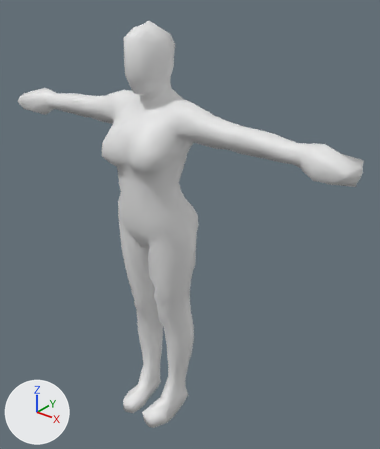
The OBJ model trunk/makehuman/data/templates/cage/cage.obj as it was, and as the next commit left it.
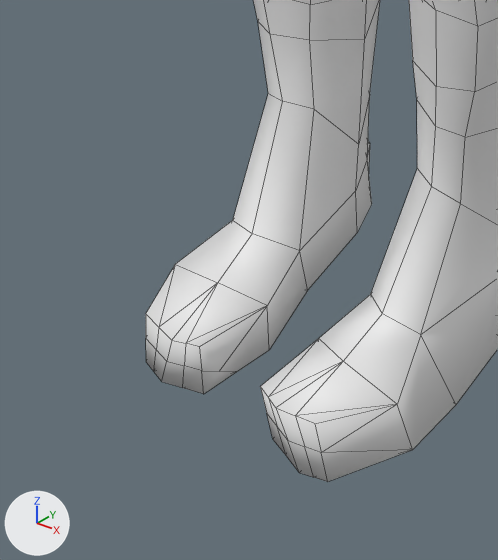
Each version is shown whole from a camera (50 mm lens) standing at (14.14, -14.17, 20.05) and looking at (0.99, 2.27, 9.86), then close up on the part from 26% to 48% of the width and 78% to 98% of the height. The axes (+X, +Y, +Z) are drawn at lower left. The lights are the same throughout. The close-ups show mesh edges as thin lines. Where no turn or scale is listed for an object, it has been applied to the vertices.

Objects in the first close-up: 'cage'.
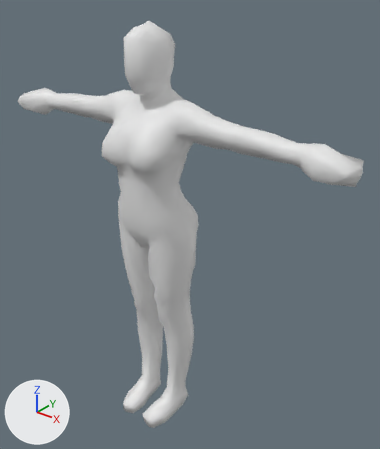
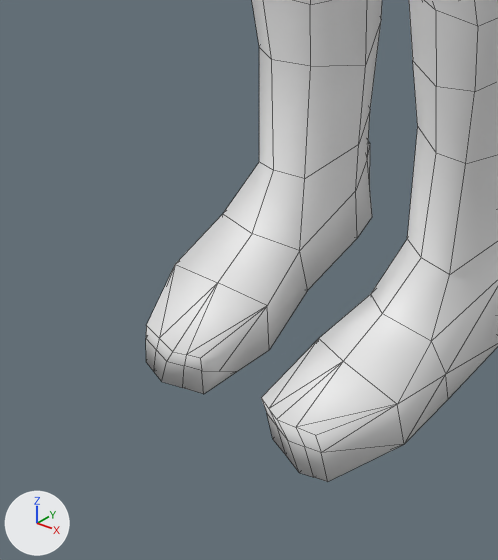
Boxes (x1, y1, x2, y2) around the edits, measured in the close-ups (498 x 560 px):
```json
{"part": 1, "of": "me_cage", "change": "built on", "before": [146, 0, 498, 480], "after": [146, 0, 498, 480]}
```

Edits to the scene script, one JSON object a line:
```json
{"block": "me_cage", "where": "# used by ob_cage; location = (0.0, 0.0, 0.0)"}
{"op": "remove", "block": "me_cage", "code": "me_cage.from_pydata(...)  # 1057 vertices, 1226 faces; spans x -8.7..8.7, y -0.7..2.8, z -0.1..18.3"}
{"op": "add", "block": "me_cage", "code": "me_cage.from_pydata(...)  # 1059 vertices, 1234 faces; spans x -8.7..8.7, y -0.7..2.8, z -0.1..18.3"}
{"block": "me_cage", "change": "me_cage part 1"}
{"block": "me_cage", "change": "4 faces are deleted"}
{"block": "me_cage", "change": "14 vertices in x -1.0..1.0, y -0.7..1.9, z 0.3..0.6 move by (0.0, 0.0, -0.1)"}
{"block": "me_cage", "change": "12 vertices in x -1.0..1.0, y 0.9..2.0, z 1.4..2.7 move by (0.0, 0.0, -0.2)"}
{"block": "me_cage", "change": "10 vertices in x -1.4..1.4, y 1.0..1.9, z 2.4..2.6 move by (0.0, 0.0, -0.3)"}
{"block": "me_cage", "change": "4 vertices in x -1.1..1.1, y 0.9..1.0, z 1.7..1.8 move by (0.0, -0.1, -0.6)"}
{"block": "me_cage", "change": "10 vertices move from x -1.4..1.4, y 0.0..1.4, z 0.0..1.8 to x -1.3..1.3, y 0.0..1.4, z 0.0..1.2"}
{"block": "me_cage", "change": "2 vertices are added at (1.3, 0.6, 0.4), (-1.3, 0.6, 0.4)"}
{"block": "me_cage", "change": "12 new faces join them"}
```
